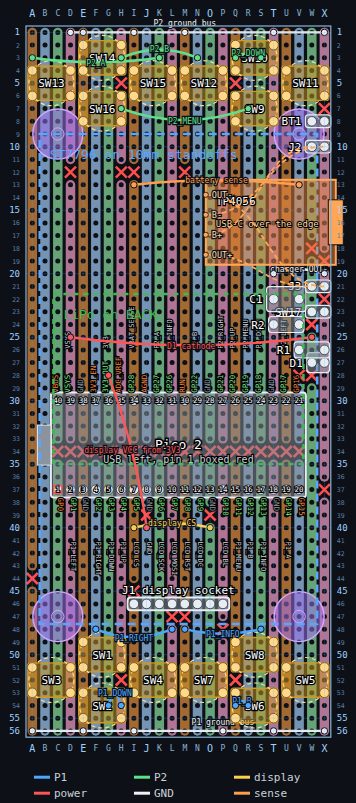
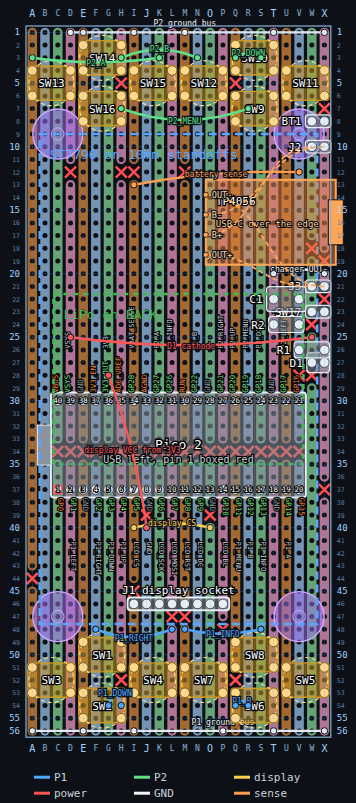
Two versions of the same layered image (356 × 803). Layer-by-layer changes:
painted on "wires sense" over (137, 168, 303, 189)
